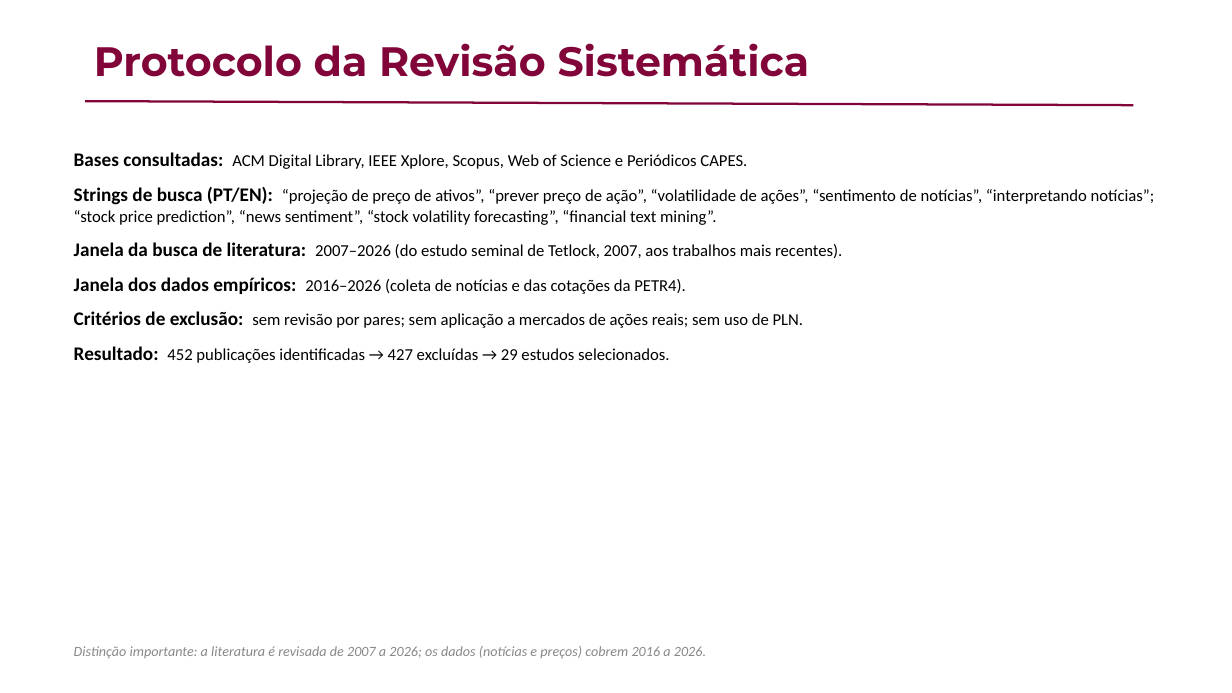
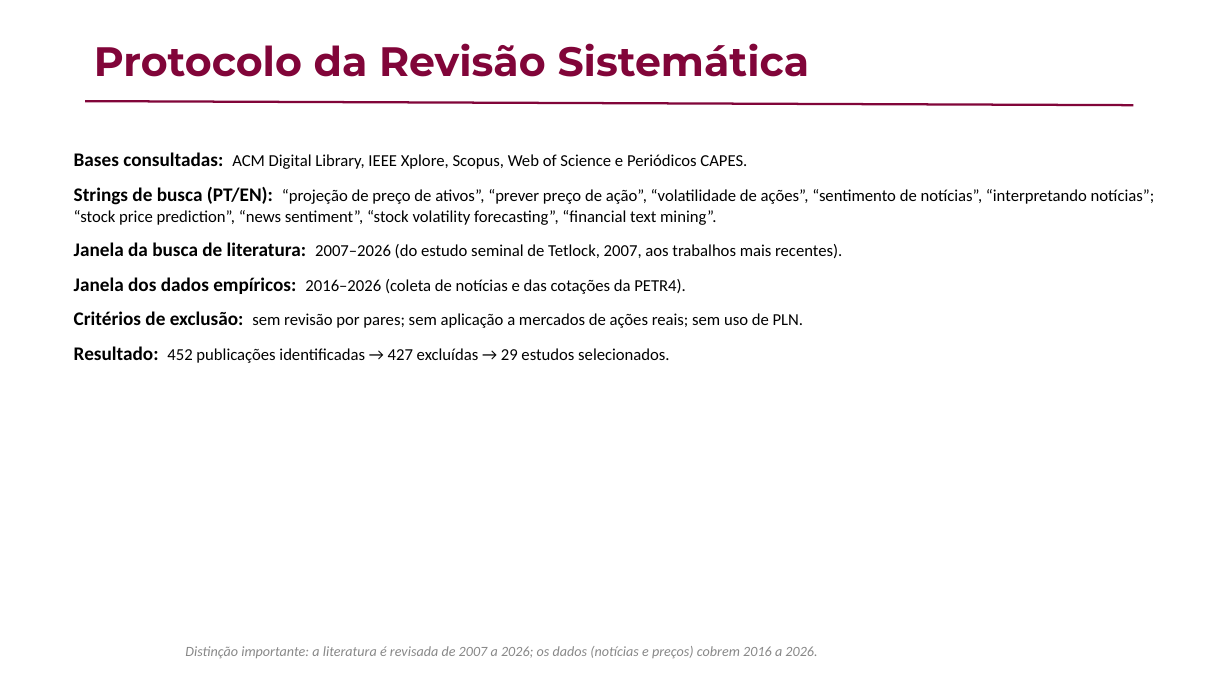
Before and after one commit to vanderbarbosa/coleta_dados_petr4, a slide deck: slide 13 of seminario_julho2026/Apresentacao_Seminario_Julho2026.pptx. Drawn at 1232x693 pixels with LibreOffice and Linux fonts; fonts in the diff are those of the drawing; background and template pictures are left out. Boxes give left, top, right and bottom in pixels: in the first picture for what was removed or moved away, otherwise in the second. Text is boxed around its words. In the diff, an @@ line names an element or a change of style, - is before the commit and + after.

```diff
--- a/seminario_julho2026/Apresentacao_Seminario_Julho2026.pptx
+++ b/seminario_julho2026/Apresentacao_Seminario_Julho2026.pptx
@@ text "Distinção importante: a literatura é ...": place and size @@
-text "Distinção importante: a literatura é ..." at (74, 646, 706, 658)
+text "Distinção importante: a literatura é ..." at (185, 646, 817, 658)
```
Also in this commit, not shown: 15 other slides changed, 27 other files.
